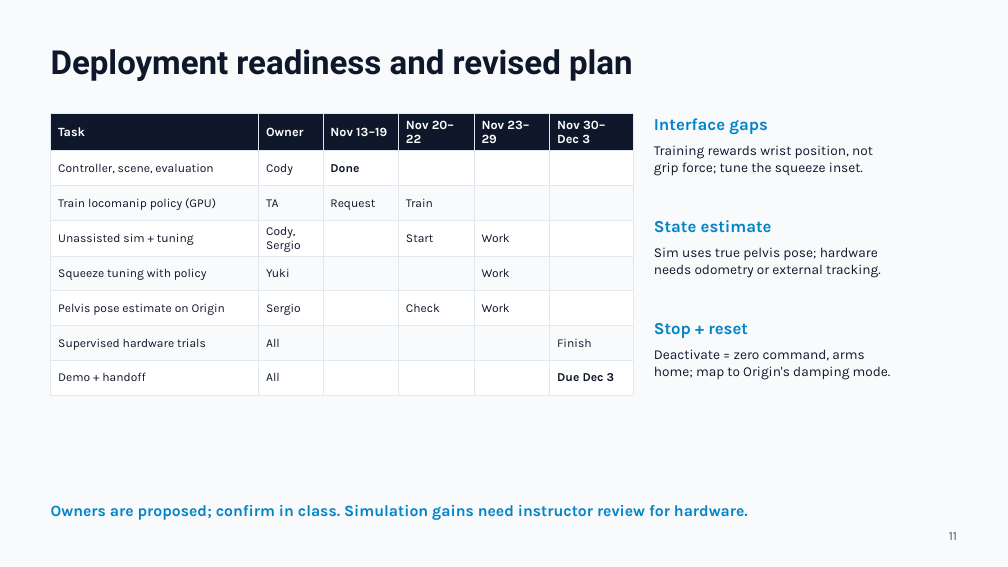
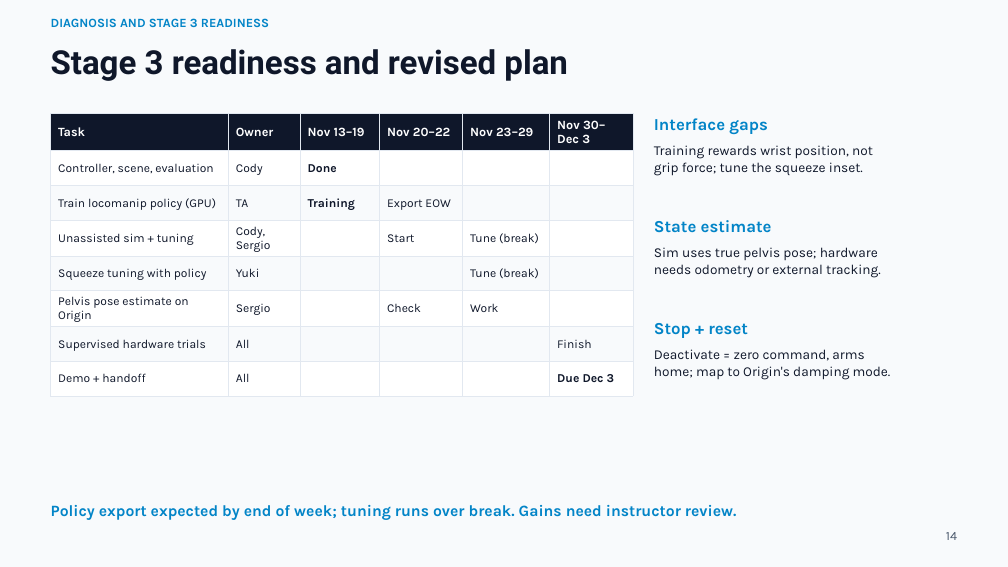
Before and after one commit to thebestjuan1738/SantaDisplayRoboto, a slide deck: slide 14 of slides/SantaBot_Stage2_Simulation_Review.pptx (slide 11 before the commit). Drawn at 1008x567 pixels with LibreOffice and Linux fonts; fonts in the diff are those of the drawing. Boxes give left, top, right and bottom in pixels: in the first picture for what was removed or moved away, otherwise in the second. Text is boxed around its words. In the diff, an @@ line names an element or a change of style, - is before the commit and + after.

```diff
--- a/slides/SantaBot_Stage2_Simulation_Review.pptx
+++ b/slides/SantaBot_Stage2_Simulation_Review.pptx
@@ text added at (51, 18, 269, 27), 12 pt, text #0284C7, bold @@
+DIAGNOSIS AND STAGE 3 READINESS
@@ text at (51, 49, 568, 81): text changed @@
-Deployment readiness and revised plan
+Stage 3 readiness and revised plan
@@ table at (51, 113, 633, 392) @@
-row 3, column 3: Request
+row 3, column 3: Training
-row 3, column 4: Train
+row 3, column 4: Export EOW
-row 4, column 5: Work
+row 4, column 5: Tune (break)
-row 5, column 5: Work
+row 5, column 5: Tune (break)
@@ text at (51, 505, 736, 520): text changed @@
-Owners are proposed; confirm in class. Simulation gains need instructor review for hardware.
+Policy export expected by end of week; tuning runs over break. Gains need instructor review.
@@ text at (946, 532, 957, 540): text changed @@
-11
+14
```
Also in this commit, not shown: 9 other slides changed, 3 slides added, 6 other files.
